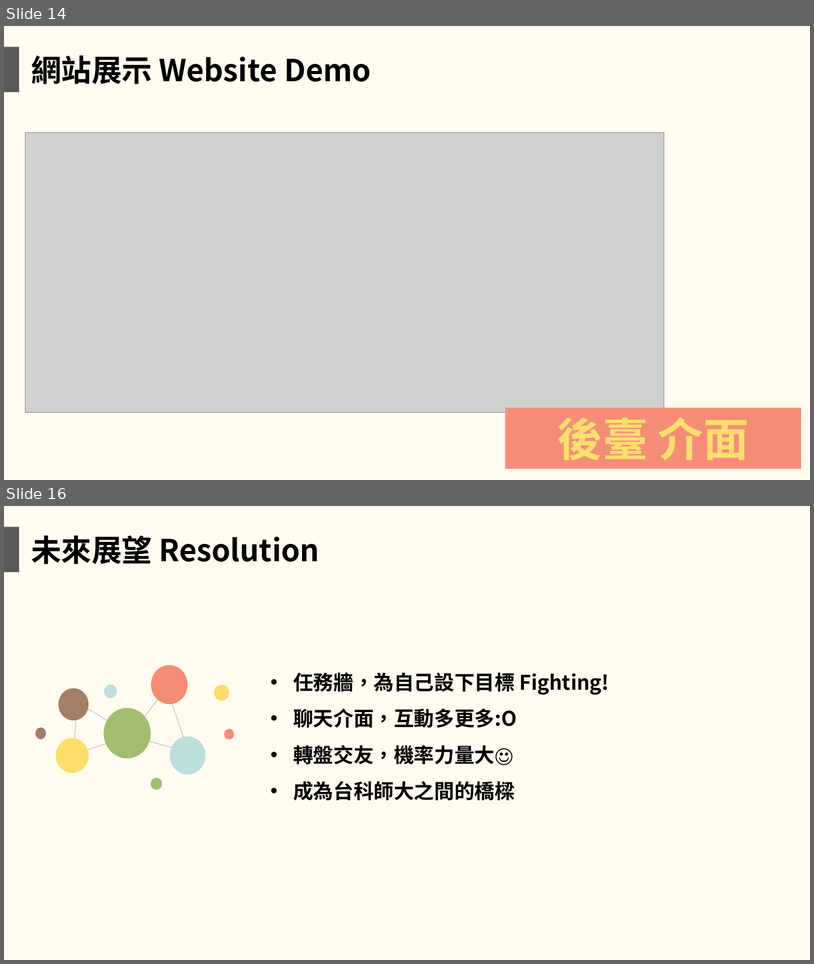
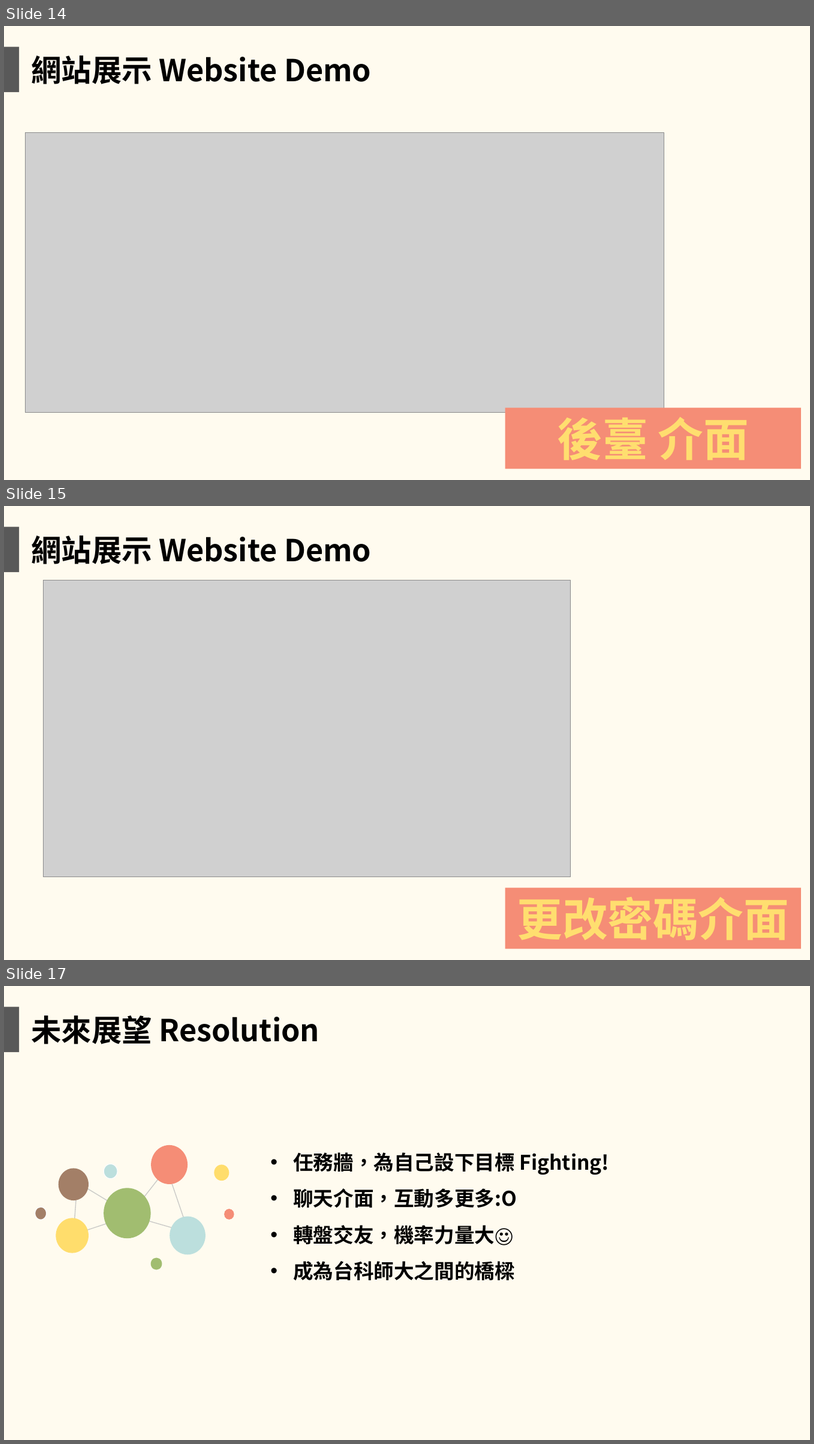
Before and after one commit to NTUST/108-team12, a slide deck: 網頁製作期末報告_team12.pptx. Shown one above the other, each under a label of ours: slides 14 and 16 before the commit, slides 14, 15 and 17 after it; the slides between them are not shown. The pictures are 814x964 and 814x1444 pixels, drawn with LibreOffice and Linux fonts; fonts in the diff are those of the drawing; grey boxes stand for pictures. Boxes give left, top, right and bottom in pixels: in the first picture for what was removed or moved away, otherwise in the second. Text is boxed around its words. In the diff, an @@ line names an element or a change of style, - is before the commit and + after.

```diff
--- a/網頁製作期末報告_team12.pptx
+++ b/網頁製作期末報告_team12.pptx
@@ slide 15 added at (x1=4, y1=506, x2=810, y2=960), background #FFFBEF @@
@@ rectangle added at (x1=4, y1=526, x2=19, y2=572), fill #595959 @@
@@ text added at (x1=31, y1=535, x2=371, y2=564), 36 pt, text #000000, bold @@
+網站展示 Website Demo
@@ picture added at (x1=44, y1=580, x2=571, y2=877) @@
@@ rectangle added at (x1=506, y1=888, x2=801, y2=949), fill #F58D76, 54 pt, text #FFDE6F, bold @@
+更改密碼介面
@@ what was slide 16 is now slide 17 @@
```
Also in this commit, not shown: 1 slide changed.
